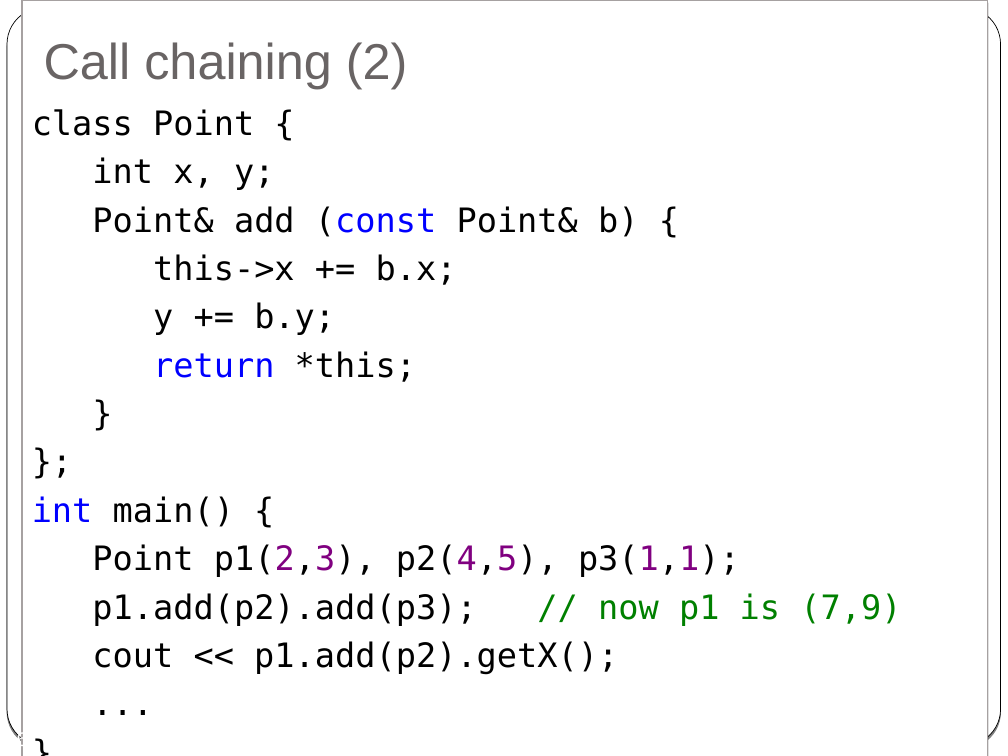
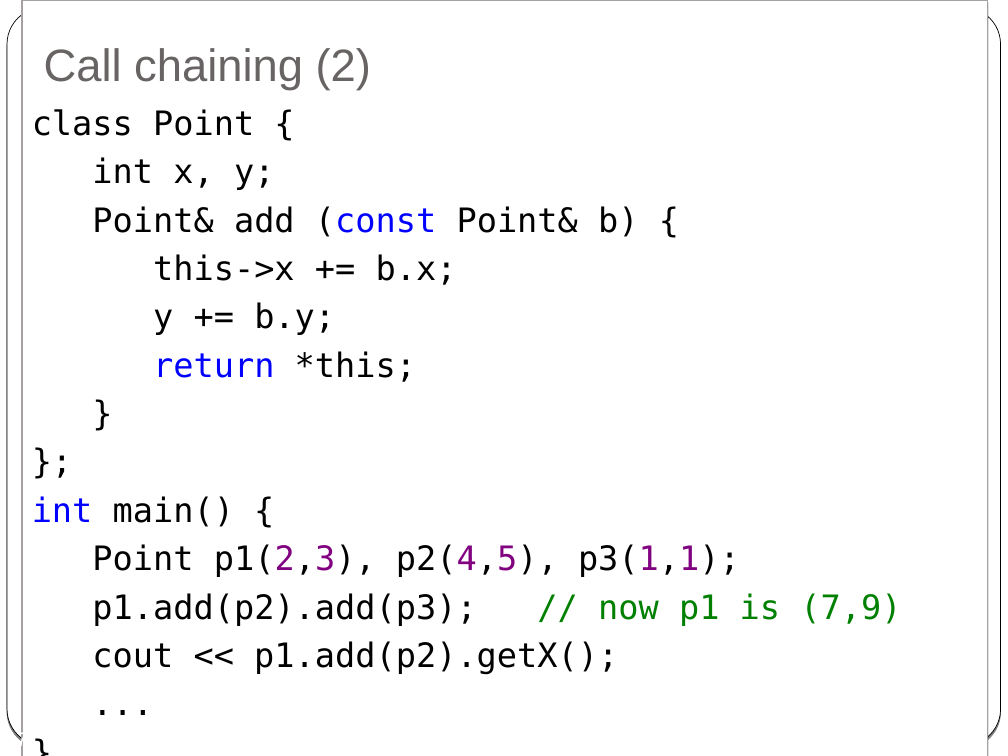
Before and after one commit to cpp-at-ariel/cpp-5786, a slide deck: slide 17 of 03-composition-references/slides-2-reference.pptx (slide 16 before the commit). Drawn at 1008x756 pixels with LibreOffice and Linux fonts; fonts in the diff are those of the drawing. Boxes give left, top, right and bottom in pixels: in the first picture for what was removed or moved away, otherwise in the second. Text is boxed around its words. In the diff, an @@ line names an element or a change of style, - is before the commit and + after.

```diff
--- a/03-composition-references/slides-2-reference.pptx
+++ b/03-composition-references/slides-2-reference.pptx
@@ title "Call chaining (2)" at box(44, 48, 371, 91): size 36 to 32.4 pt; line spacing 0.9 to 1 @@
@@ page number at box(6, 731, 28, 751): text changed @@
-16
+17
```
Also in this commit, not shown: 11 other slides changed, 1 slide added, 23 other files.
